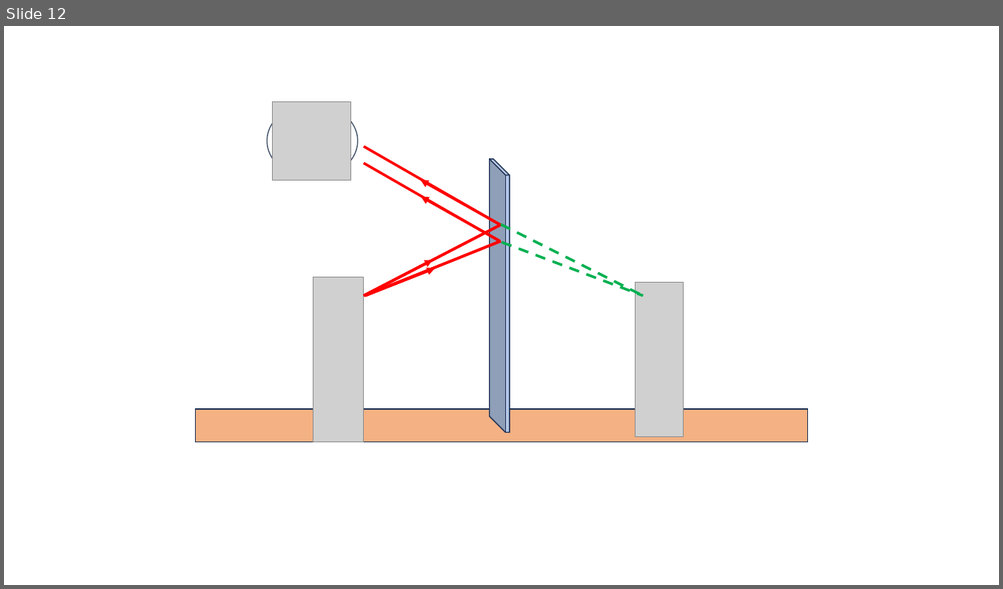
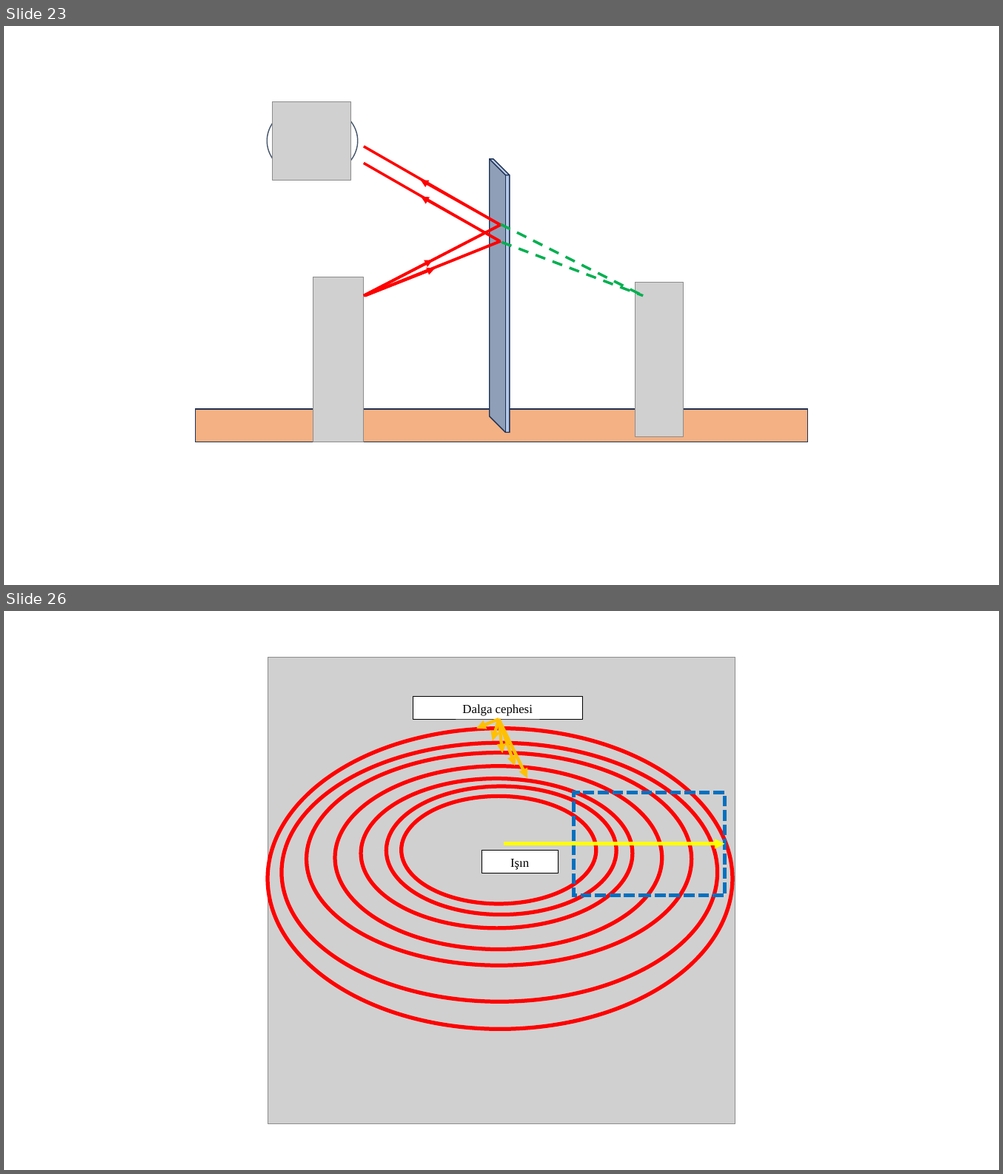
Before and after one commit to zahran1122/Sistem-Optik, a slide deck: Presentation1.pptx. Shown one above the other, each under a label of ours: slide 12 before the commit, slides 23 and 26 after it; the slides between them are not shown. The pictures are 1003x589 and 1003x1174 pixels, drawn with LibreOffice and Linux fonts; fonts in the diff are those of the drawing; grey boxes stand for pictures. Boxes give left, top, right and bottom in pixels: in the first picture for what was removed or moved away, otherwise in the second. Text is boxed around its words. In the diff, an @@ line names an element or a change of style, - is before the commit and + after.

```diff
--- a/Presentation1.pptx
+++ b/Presentation1.pptx
@@ slide 26 added at <box>4,611,999,1170</box>, background #FFFFFF @@
@@ group added at <box>267,658,735,1125</box>: 7 ellipses, 6 arrows, 3 rectangles, 1 picture @@
+Dalga cephesi
+Işın
@@ what was slide 12 is now slide 23 @@
```
Also in this commit, not shown: 1 slide changed, 13 other slides added, 8 other files.
